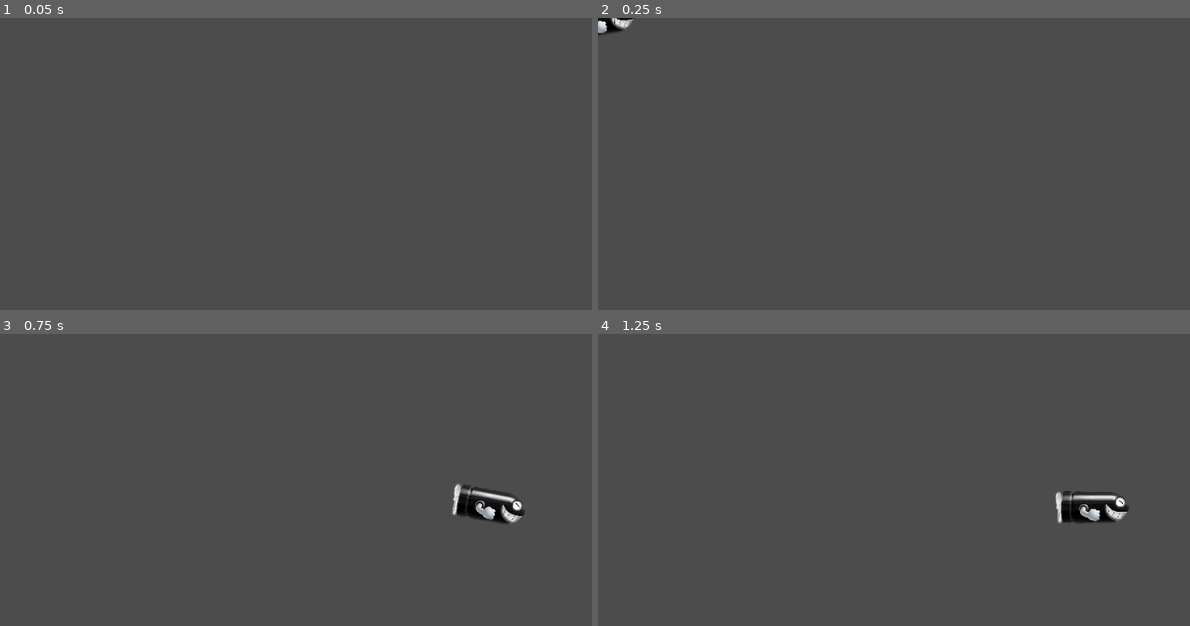
Above: before the commit, frames 1-4 (two rows, left to right).
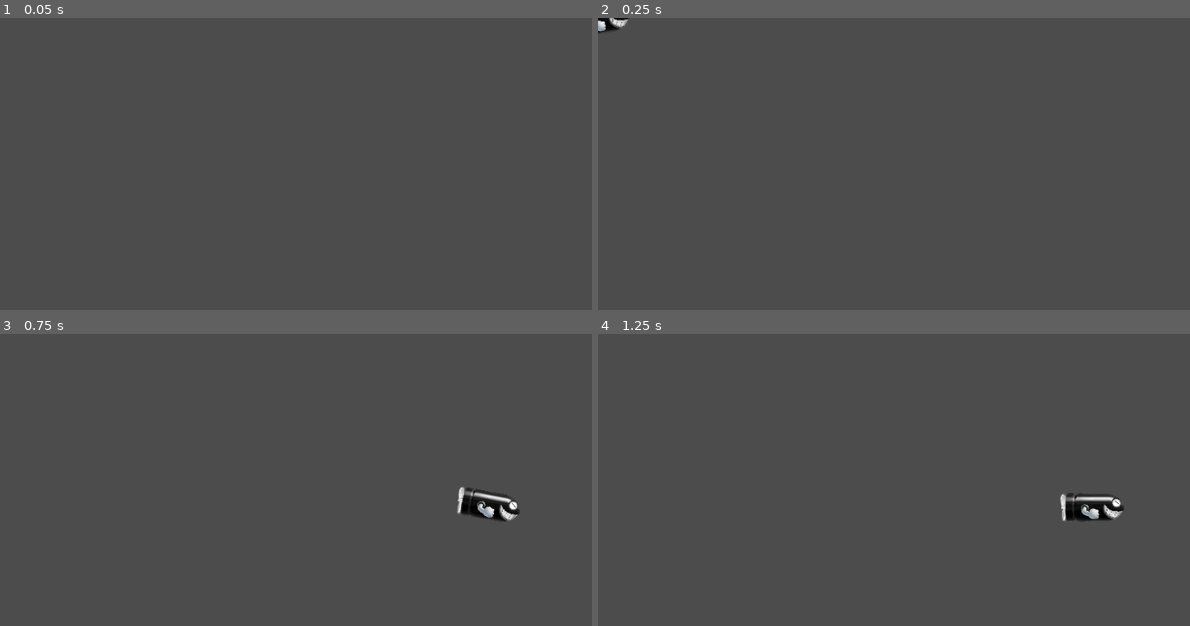
Above: after the commit, the same moments.

Repository: griffin-lora/GamejamProject
Game: Godot game, scene res://levels/level1.tscn
Same seed, same stepped clock (60 frames per second), same inputs: the game is played once before the commit and once after it.
Inputs (mouse positions are in pixels of both pictures, inside the frame that each line leads up to):
- Up to frame 1 (0.05 s): no input
- Up to frame 2 (0.25 s): no input
- Up to frame 3 (0.75 s): move the mouse to (491, 506) at 0.52 s
- Up to frame 4 (1.25 s): no input

Frame 1 is identical in both runs. In frame 2, 0.1% of the frame differs, in the area x 0-7%, y 0-6%; in frame 3, 0.7%; in frame 4, 0.7%, in the area x 77-90%, y 53-65%.

Commit message:
better size

Diff:
--- a/actors/character.tscn
+++ b/actors/character.tscn
@@ -7,6 +7,6 @@
 script = ExtResource( 1 )
 
 [node name="Sprite" type="Sprite" parent="."]
-scale = Vector2( 0.075, 0.075 )
+scale = Vector2( 0.065, 0.065 )
 texture = ExtResource( 2 )
 flip_h = true
